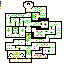
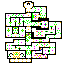
Layered file, before and after one edit (64 x 64). Changes by layer:
painted on "Background" over left=0, top=1, right=44, bottom=14
